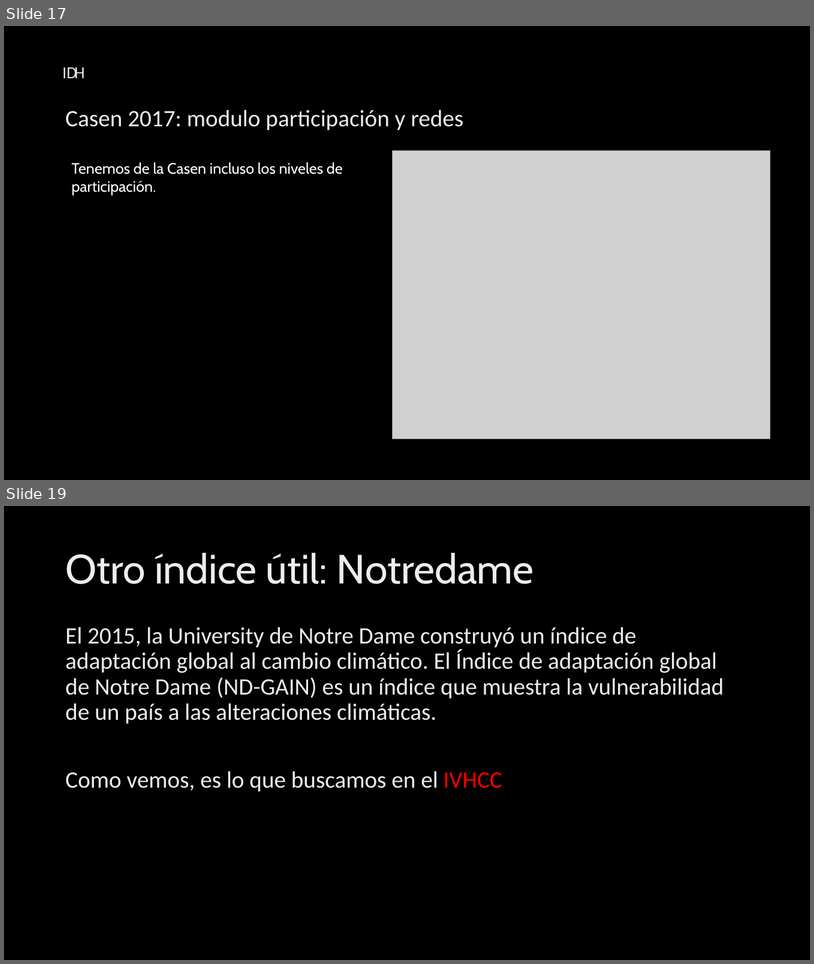
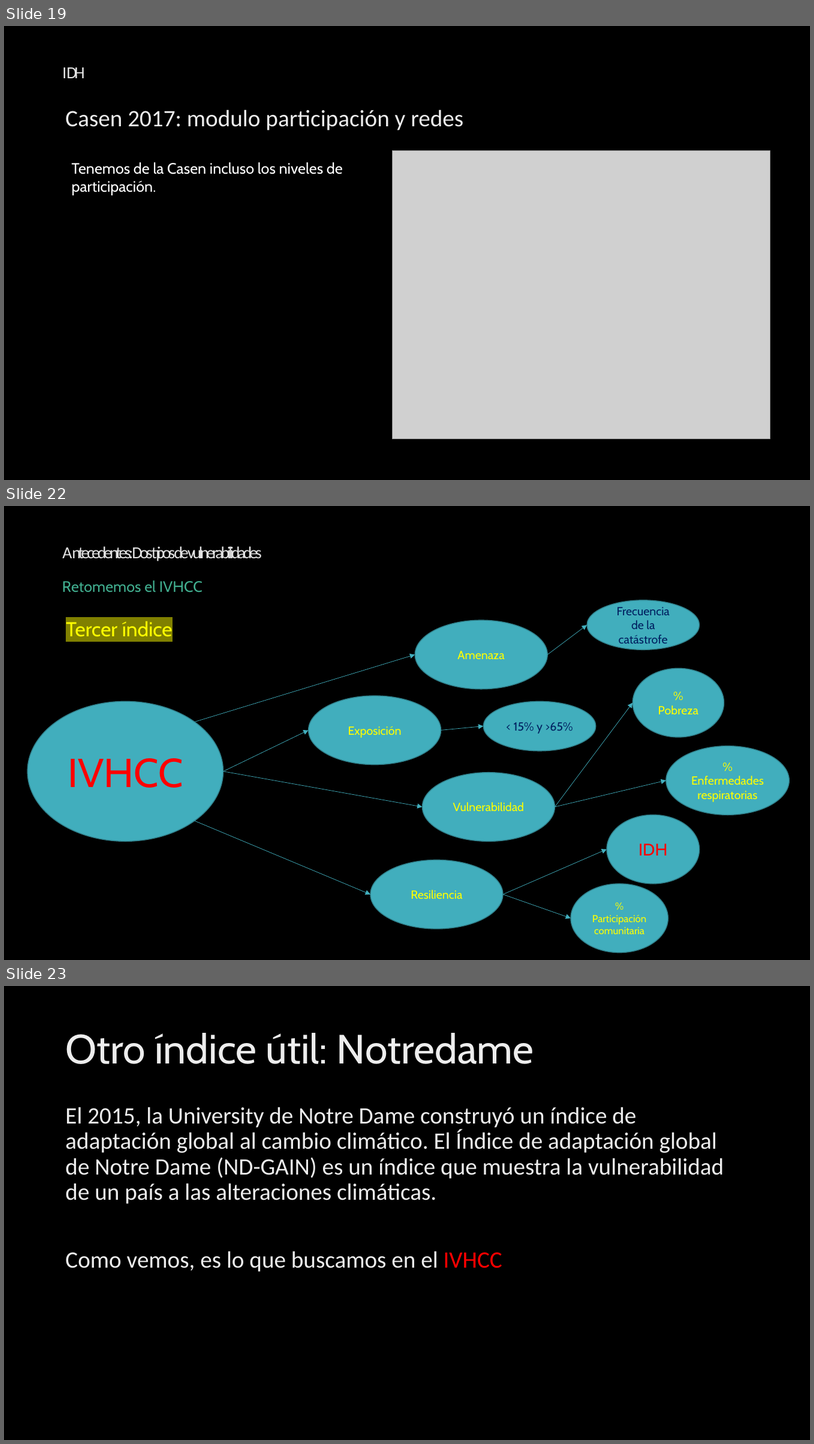
Before and after one commit to Sud-Austral/ds_indices, a slide deck: indices.pptx. Shown one above the other, each under a label of ours: slides 17 and 19 before the commit, slides 19, 22 and 23 after it; the slides between them are not shown. The pictures are 814x964 and 814x1444 pixels, drawn with LibreOffice and Linux fonts; fonts in the diff are those of the drawing; grey boxes stand for pictures; background and template pictures are left out. Boxes give left, top, right and bottom in pixels: in the first picture for what was removed or moved away, otherwise in the second. Text is boxed around its words. In the diff, an @@ line names an element or a change of style, - is before the commit and + after.

```diff
--- a/indices.pptx
+++ b/indices.pptx
@@ slide 22 added at box(4, 506, 810, 960), background picture (left out) @@
@@ text added at box(62, 546, 262, 561), 20 pt, text gradient #969696 to #E3E3E3 to #FFFFFF @@
+Antecedentes: Dos tipos de vulnerabilidades
@@ text added at box(62, 580, 203, 592), 18 pt, text #41AE8F @@
+Retomemos el IVHCC
@@ ellipse added at box(587, 600, 699, 650), fill #41AEBD, outline #30818C 1 pt, 14 pt, text #002060 @@
+Frecuencia de la catástrofe
@@ text added at box(66, 621, 173, 637), 24 pt, text #FFFF00 @@
+Tercer índice
@@ ellipse added at box(416, 621, 548, 690), fill #41AEBD, outline #30818C 1 pt, 14 pt, text #FFFF00 @@
+Amenaza
@@ arrow added from (548, 655) to (587, 625), #41AEBD 0.5 pt @@
@@ arrow added from (195, 722) to (416, 655), #41AEBD 0.5 pt @@
@@ ellipse added at box(633, 668, 725, 737), fill #41AEBD, outline #30818C 1 pt, 14 pt, text #FFFF00 @@
+% Pobreza
@@ ellipse added at box(27, 702, 224, 841), fill #41AEBD, outline #30818C 1 pt, 48 pt, text #FF0000 @@
+IVHCC
@@ ellipse added at box(309, 696, 441, 765), fill #41AEBD, outline #30818C 1 pt, 14 pt, text #FFFF00 @@
+Exposición
@@ ellipse added at box(484, 702, 596, 751), fill #41AEBD, outline #30818C 1 pt, 14 pt, text #002060 @@
+< 15% y >65%
@@ arrow added from (555, 807) to (633, 703), #41AEBD 0.5 pt @@
@@ arrow added from (224, 771) to (309, 730), #41AEBD 0.5 pt @@
@@ arrow added from (441, 730) to (484, 726), #41AEBD 0.5 pt @@
@@ ellipse added at box(666, 745, 790, 814), fill #41AEBD, outline #30818C 1 pt, 14 pt, text #FFFF00 @@
+% Enfermedades respiratorias
@@ arrow added from (224, 771) to (423, 807), #41AEBD 0.5 pt @@
@@ ellipse added at box(423, 772, 555, 841), fill #41AEBD, outline #30818C 1 pt, 14 pt, text #FFFF00 @@
+Vulnerabilidad
@@ arrow added from (555, 807) to (666, 780), #41AEBD 0.5 pt @@
@@ arrow added from (195, 820) to (371, 894), #41AEBD 0.5 pt @@
@@ ellipse added at box(607, 814, 699, 883), fill #41AEBD, outline #30818C 1 pt, 20 pt, text #FF0000 @@
+IDH
@@ ellipse added at box(371, 860, 503, 929), fill #41AEBD, outline #30818C 1 pt, 14 pt, text #FFFF00 @@
+Resiliencia
@@ arrow added from (503, 894) to (607, 849), #41AEBD 0.5 pt @@
@@ ellipse added at box(572, 883, 669, 952), fill #41AEBD, outline #30818C 1 pt, 12 pt, text #FFFF00 @@
+% Participación comunitaria
@@ arrow added from (503, 894) to (572, 918), #41AEBD 0.5 pt @@
@@ what was slide 17 is now slide 19 @@
@@ what was slide 19 is now slide 23 @@
```
Also in this commit, not shown: 3 slides changed, 3 other slides added.
